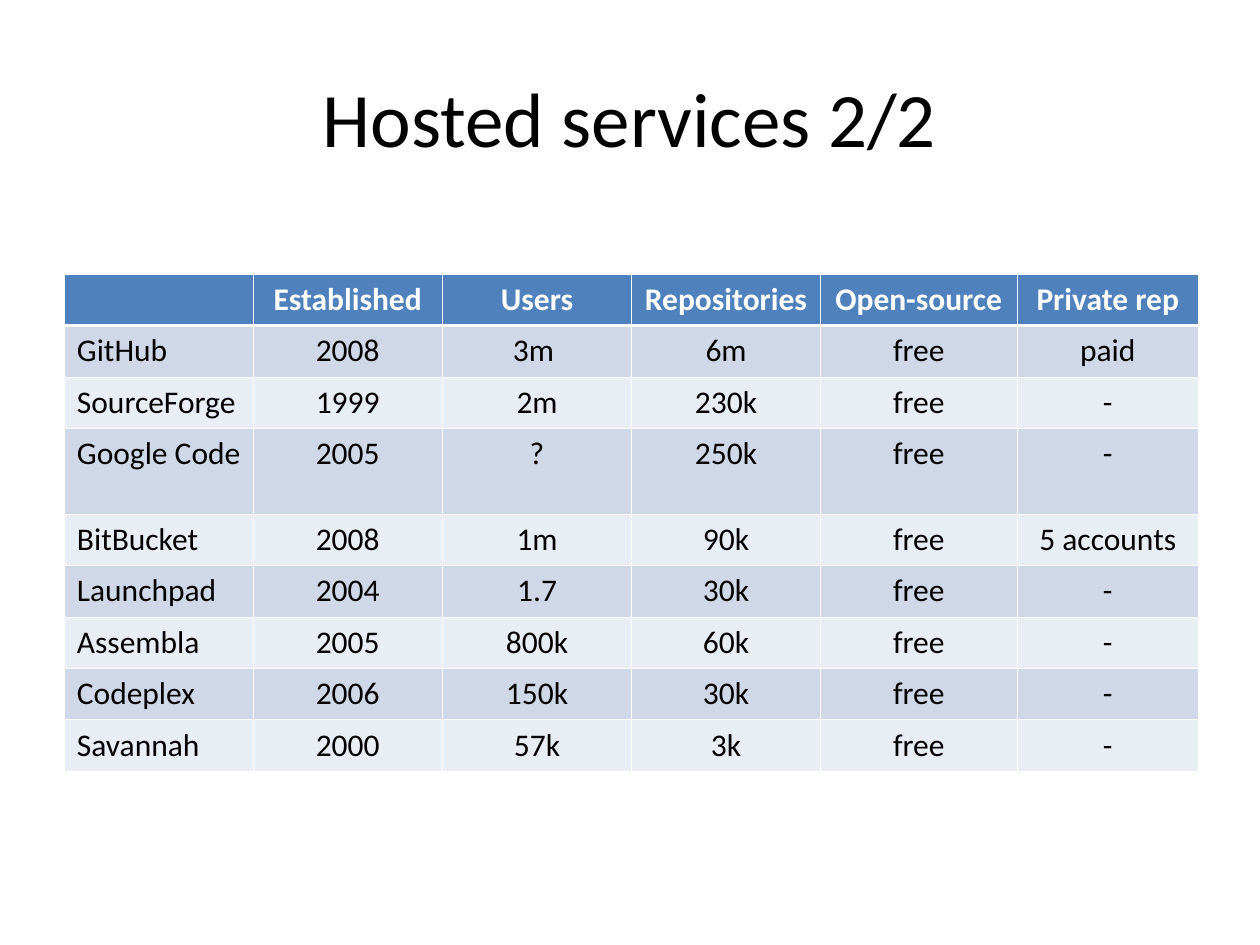
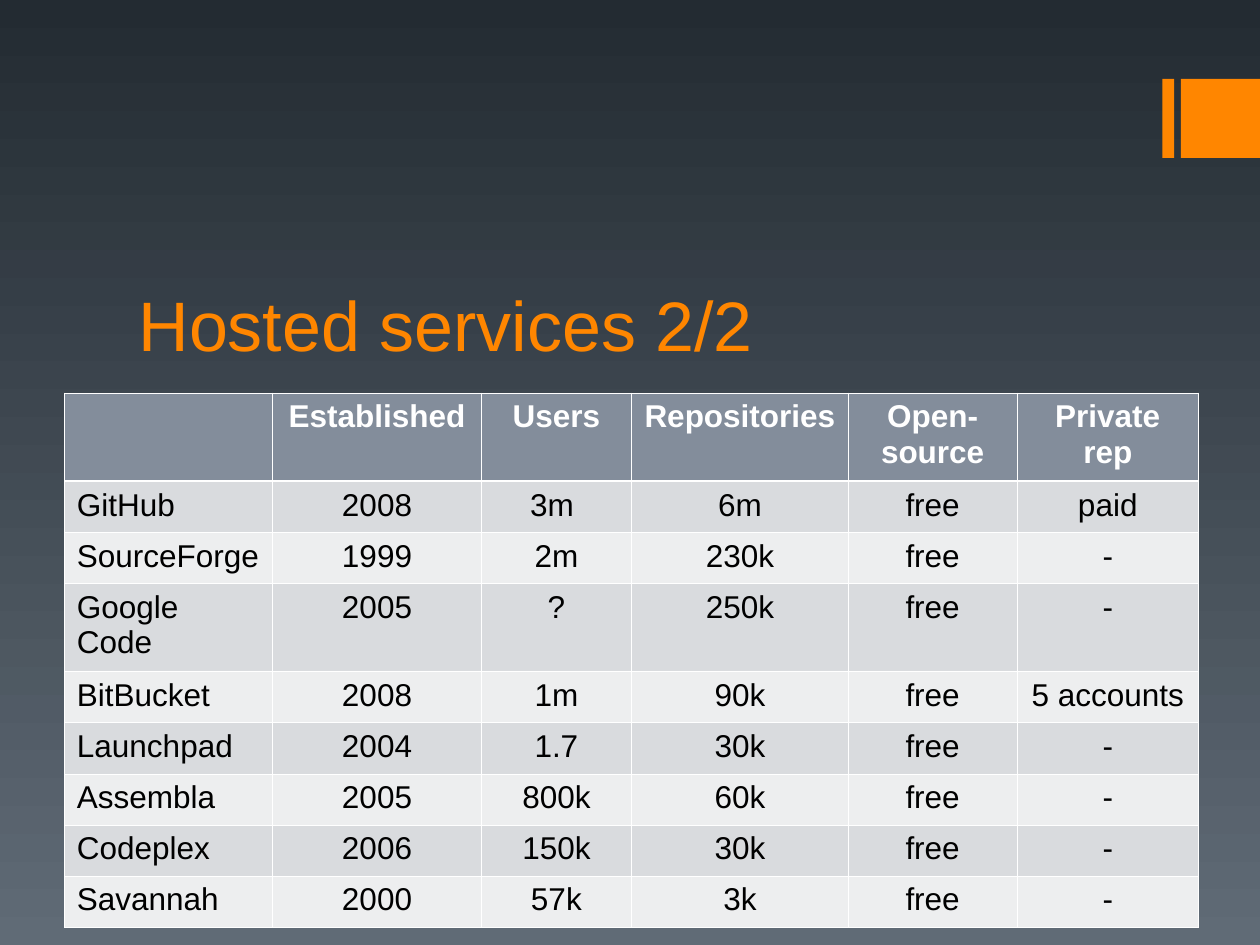
Before and after one commit to gdgcluj/first-steps-into, a slide deck: slide 6 of GitHub.ppt. Drawn at 1260x945 pixels with LibreOffice and Linux fonts; fonts in the diff are those of the drawing. Boxes give left, top, right and bottom in pixels: in the first picture for what was removed or moved away, otherwise in the second. Text is boxed around its words. In the diff, an @@ line names an element or a change of style, - is before the commit and + after.

```diff
--- a/GitHub.ppt
+++ b/GitHub.ppt
@@ background #FFFFFF to gradient #232B32 to #606B76 @@
@@ rectangle added at (1163,79,1174,159), fill #FF8600 @@
@@ rectangle added at (1181,79,1260,159), fill #FF8600 @@
@@ title "Hosted services 2/2": place and size @@
-title "Hosted services 2/2" at (323,93,936,151)
+title "Hosted services 2/2" at (139,300,753,352)
@@ title "Hosted services 2/2" at (139,300,753,352): size 44 to 40 pt, font Calibri to Arial, text colour #000000 to #FF8600; alignment centre to left; vertical alignment middle to bottom @@
@@ table at (64,393,1197,927) @@
@@ fill #4F81BD to #838D9B in row 1 @@
@@ fill #D0D8E8 to #D9DBDE in 24 cells @@
@@ fill #E9EDF4 to #EDEEEF in 24 cells @@
@@ font Calibri to Arial @@
@@ table: place and size @@
-table at (64,275,1198,771)
+table at (64,393,1197,927)
```
Also in this commit, not shown: 8 other slides changed.
